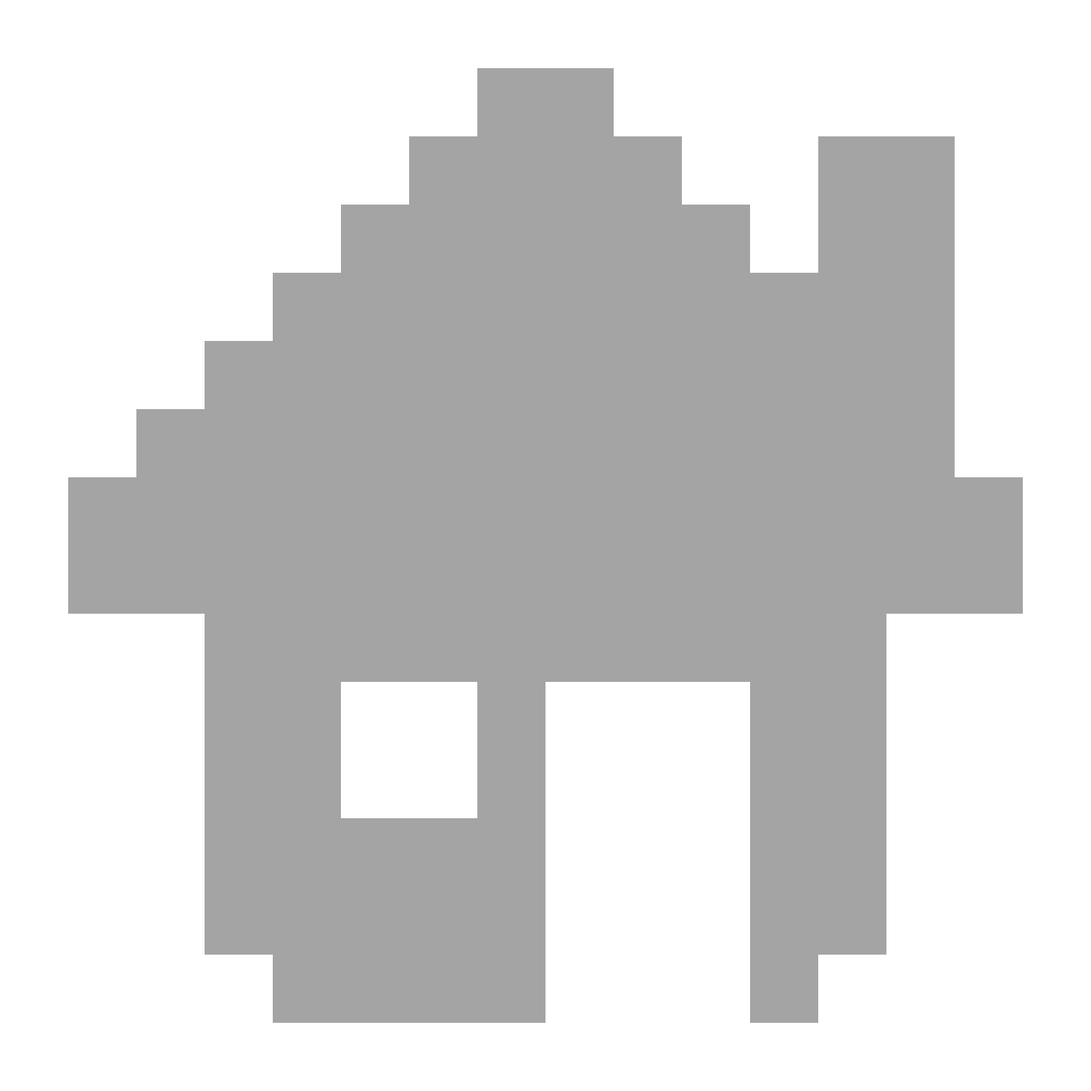
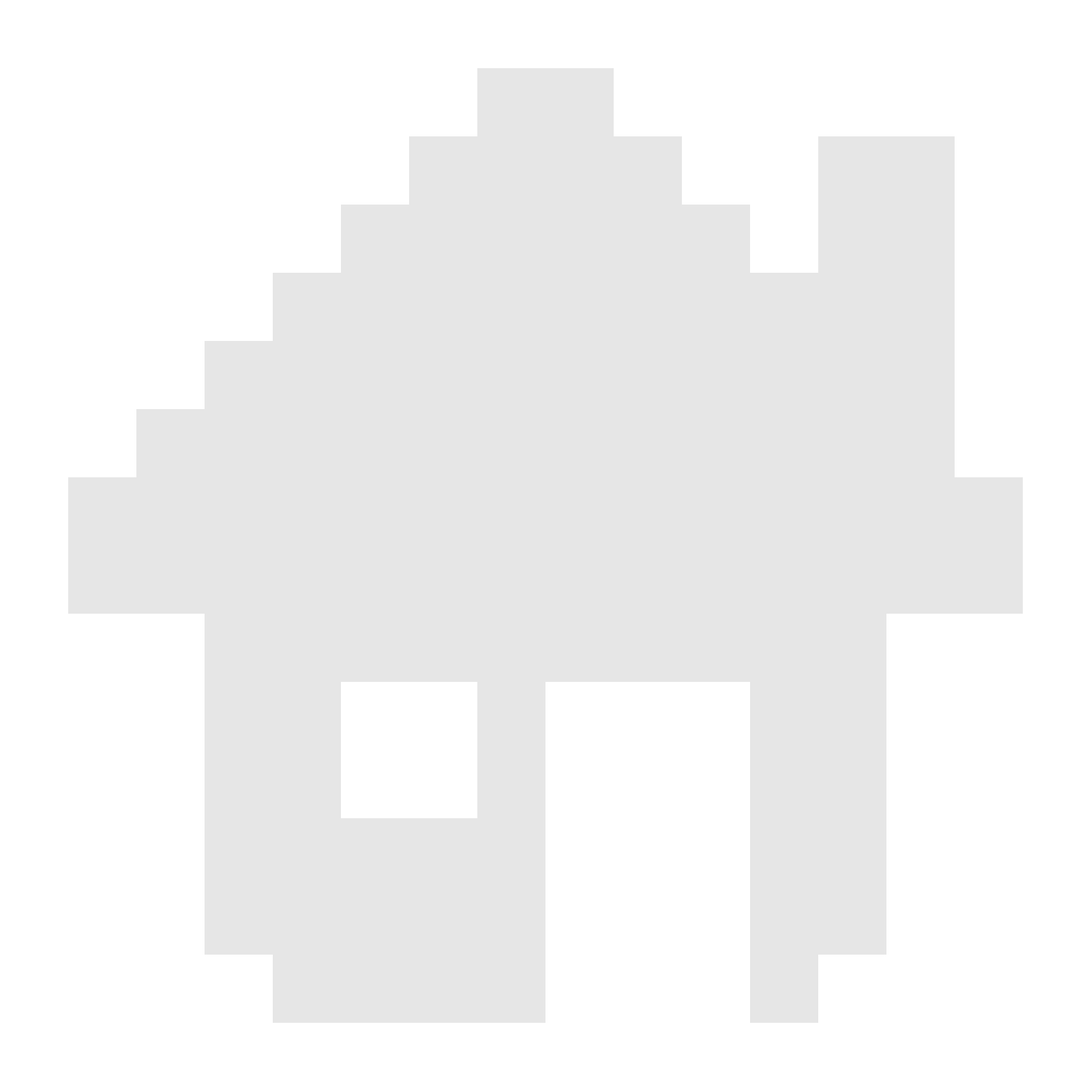
Two versions of the same layered image (1091×1091). Layer-by-layer changes:
renamed "hover" to "click", hid it, painted on it over (68, 68, 1024, 1024)
renamed "normal/click" to "normal", showed it, painted on it over (68, 68, 1024, 1024)
